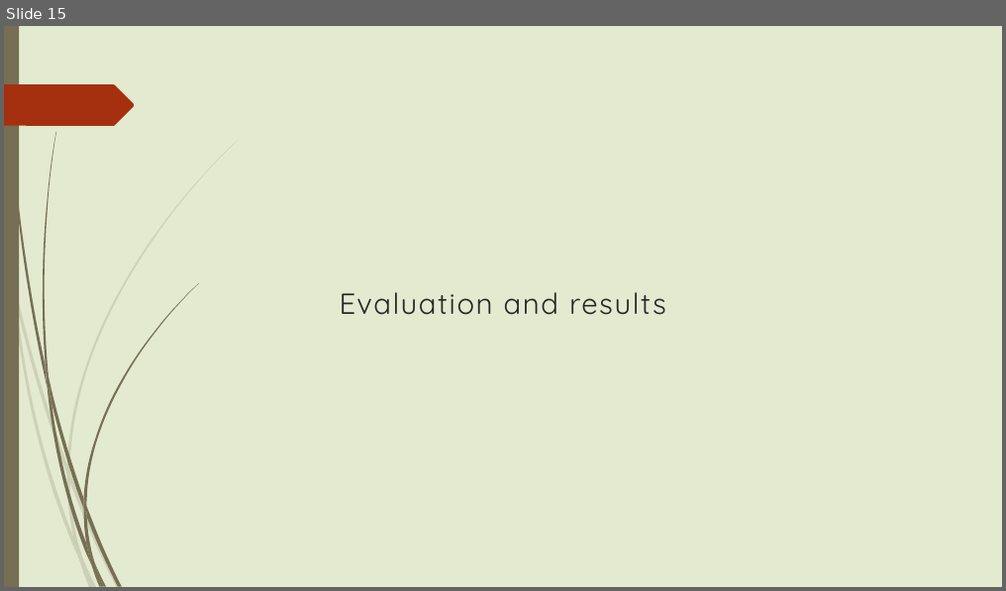
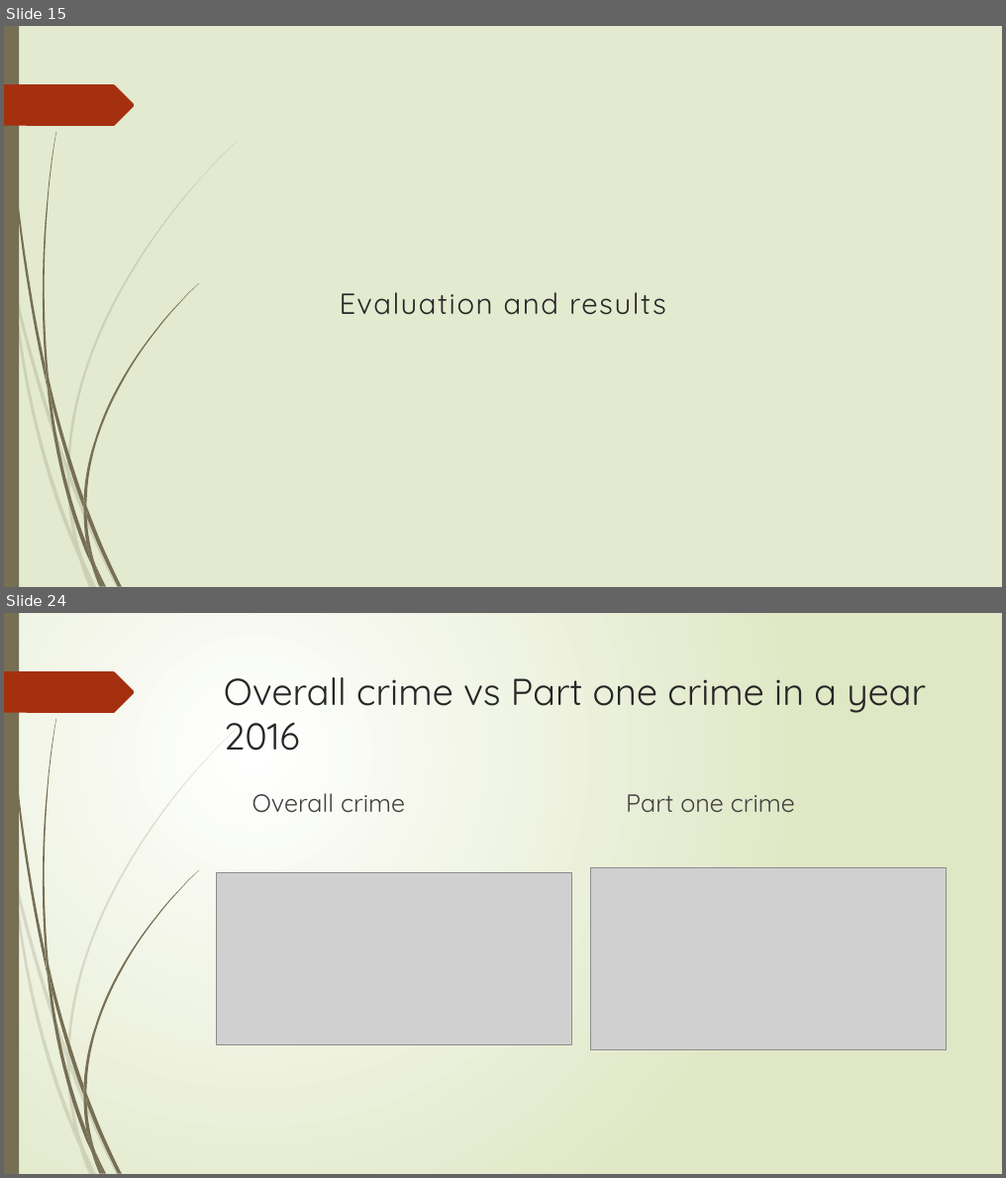
Before and after one commit to mitresh95/ImpactOfCrimeOnHousing, a slide deck: Presentation.pptx. Shown one above the other, each under a label of ours: slide 15 before the commit, slides 15 and 24 after it; the slides between them are not shown. The pictures are 1006x591 and 1006x1178 pixels, drawn with LibreOffice and Linux fonts; fonts in the diff are those of the drawing; grey boxes stand for pictures. Boxes give left, top, right and bottom in pixels: in the first picture for what was removed or moved away, otherwise in the second. Text is boxed around its words. In the diff, an @@ line names an element or a change of style, - is before the commit and + after.

```diff
--- a/Presentation.pptx
+++ b/Presentation.pptx
@@ slide 24 added at (4,613,1002,1174), background gradient #FFFFFF to #DFE8C4; not listed: 24 template elements that a slide beside it also shows @@
@@ title added at (224,677,926,751), 36 pt, text #262626 @@
+Overall crime vs Part one crime in a year 2016
@@ text added at (252,793,405,813), 24 pt, text #404040 @@
+Overall crime
@@ text added at (626,794,795,812), 24 pt, text #404040 @@
+Part one crime
@@ picture added at (216,873,571,1045) @@
@@ picture added at (591,867,945,1050) @@
```
Also in this commit, not shown: 1 slide changed, 10 other slides added.
